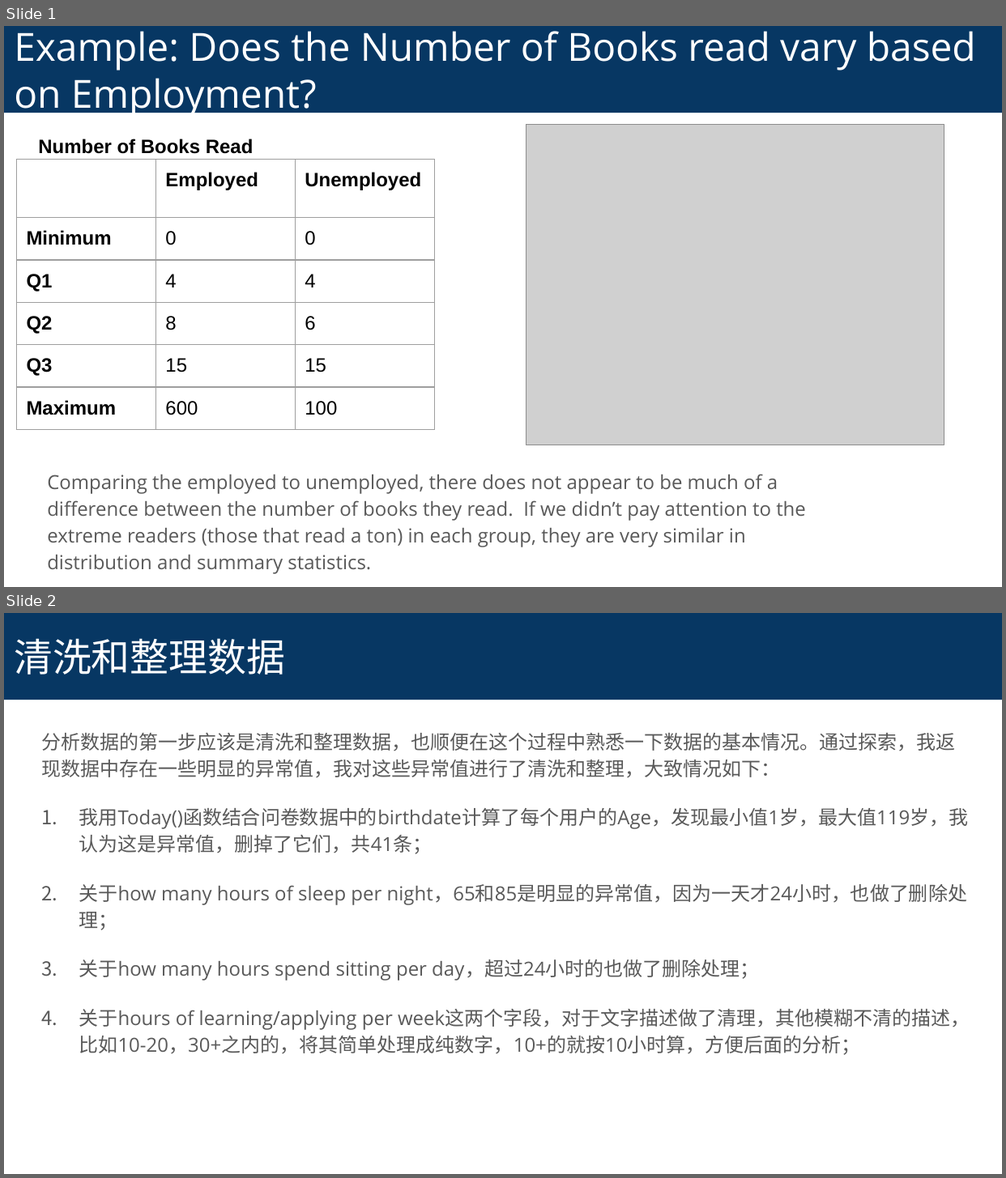
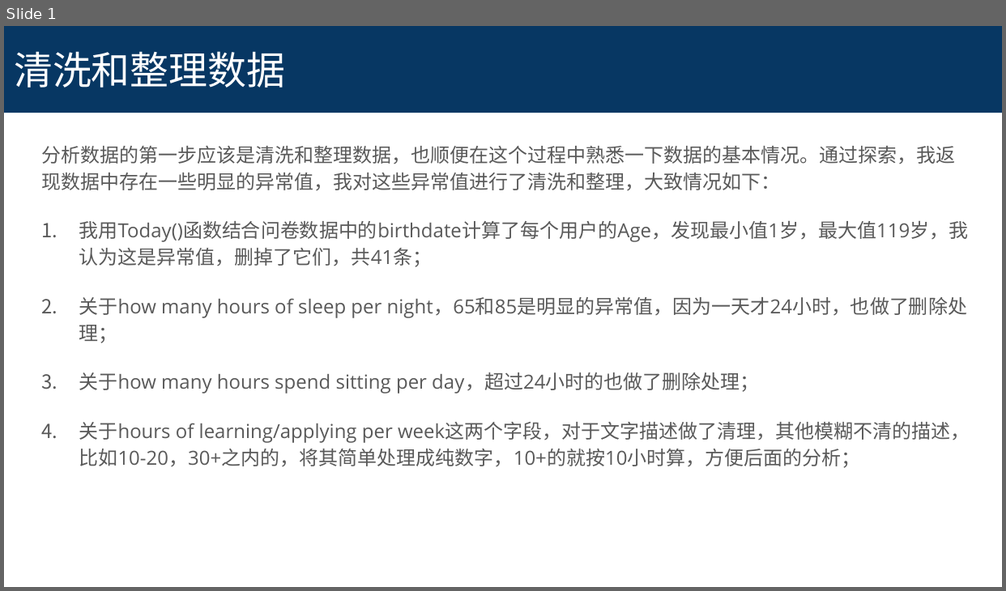
Before and after one commit to leesper/become-business-analyst, a slide deck: P2_AnalyzeSurveyData/survey-project-submission-template.pptx. Shown one above the other, each under a label of ours: slides 1 and 2 before the commit, slide 1 after it. The pictures are 1006x1178 and 1006x591 pixels, drawn with LibreOffice and Linux fonts; fonts in the diff are those of the drawing; grey boxes stand for pictures. Boxes give left, top, right and bottom in pixels: in the first picture for what was removed or moved away, otherwise in the second. Text is boxed around its words. In the diff, an @@ line names an element or a change of style, - is before the commit and + after.

```diff
--- a/P2_AnalyzeSurveyData/survey-project-submission-template.pptx
+++ b/P2_AnalyzeSurveyData/survey-project-submission-template.pptx
@@ slide 1 removed at box(4, 26, 1002, 587), background #FFFFFF @@
@@ title removed at box(4, 26, 1002, 113) @@
-Example: Does the Number of Books read vary based on Employment?
@@ text removed at box(38, 139, 253, 154) @@
-Number of Books Read
@@ picture removed at box(526, 125, 944, 445) @@
@@ table removed at box(16, 160, 435, 434), 6 rows, 3 columns @@
- | Employed | Unemployed
-Minimum | 0 | 0
-Q1 | 4 | 4
-Q2 | 8 | 6
-Q3 | 15 | 15
-Maximum | 600 | 100
@@ text removed at box(37, 456, 829, 543) @@
-Comparing the employed to unemployed, there does not appear to be much of a difference between the number of books they read. If we didn’t pay attention to the extreme readers (those that read a ton) in each group, they are very similar in distribution and summary statistics.
@@ what was slide 2 is now slide 1 @@
```
Also in this commit, not shown: 4 slides changed, 1 slide added, 1 other slide removed, 2 other files.
